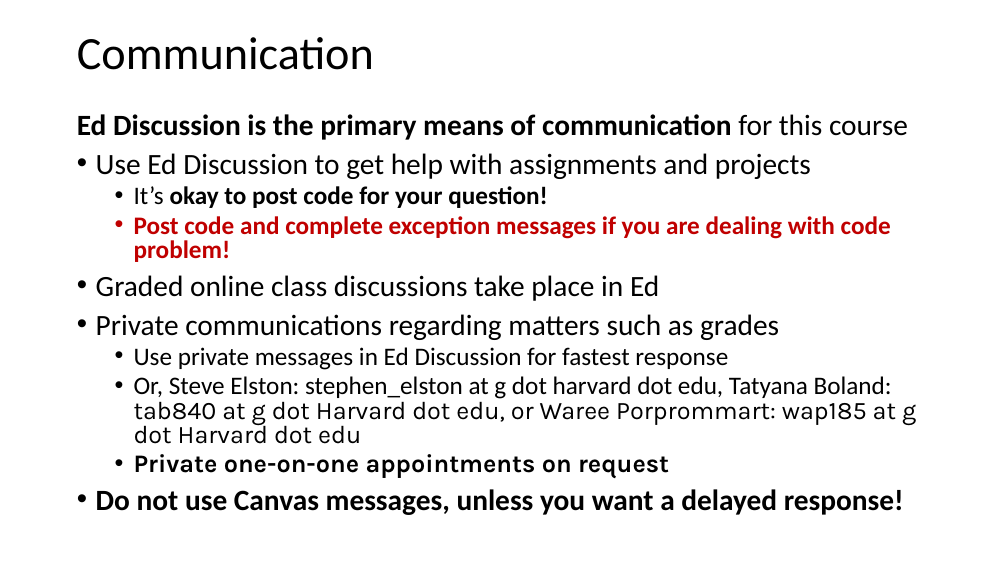
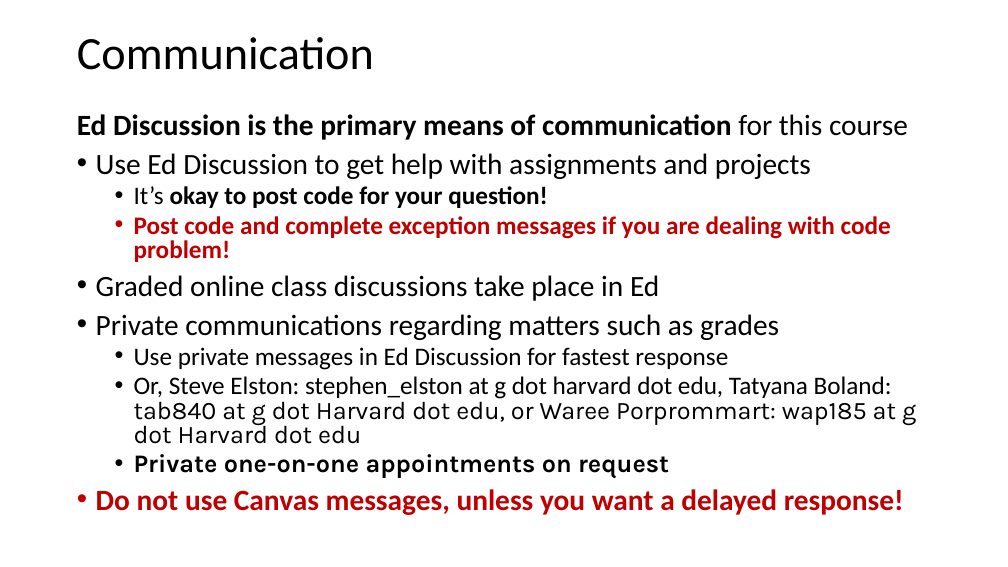
Before and after one commit to jonahneu/CSCI-E-108, a slide deck: slide 23 of slides/1_Introduction.pptx. Drawn at 1008x567 pixels with LibreOffice and Linux fonts; fonts in the diff are those of the drawing. Boxes give left, top, right and bottom in pixels: in the first picture for what was removed or moved away, otherwise in the second. Text is boxed around its words. In the diff, an @@ line names an element or a change of style, - is before the commit and + after.

```diff
--- a/slides/1_Introduction.pptx
+++ b/slides/1_Introduction.pptx
@@ text at box(96, 489, 904, 515): text colour #000000 to #C00000 in "Do not use Canvas messages, unless you ..." @@
```
Also in this commit, not shown: 3 other slides changed, 6 slides added, 2 slides removed.
